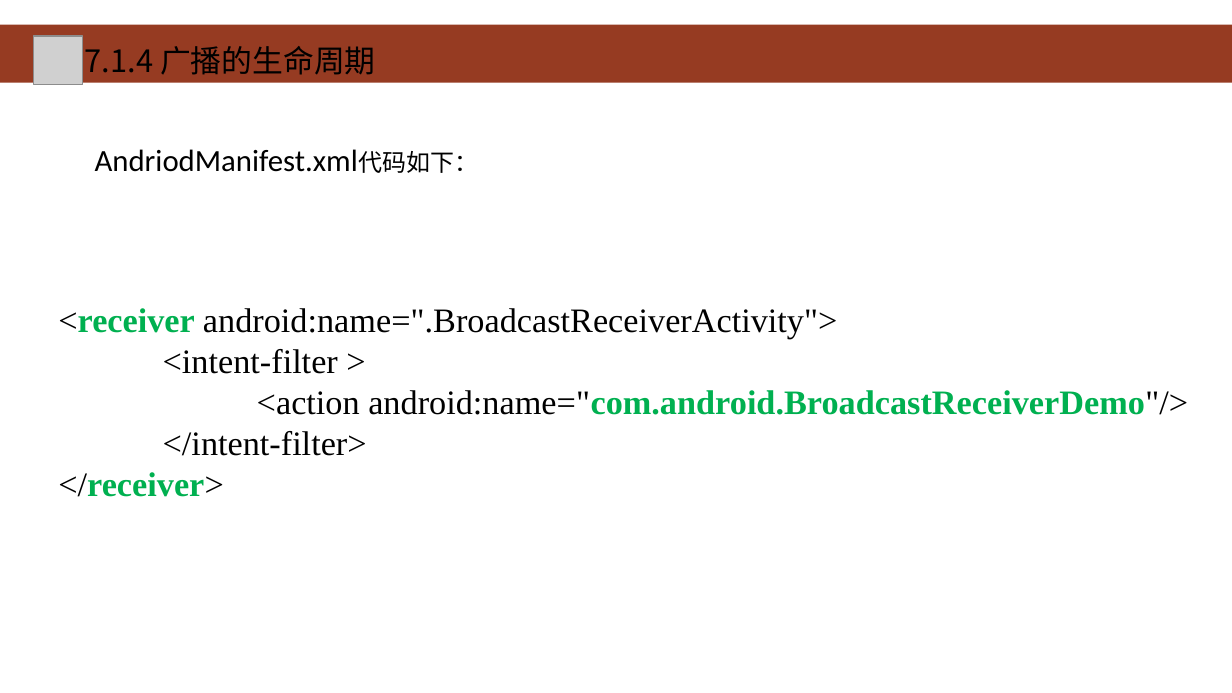
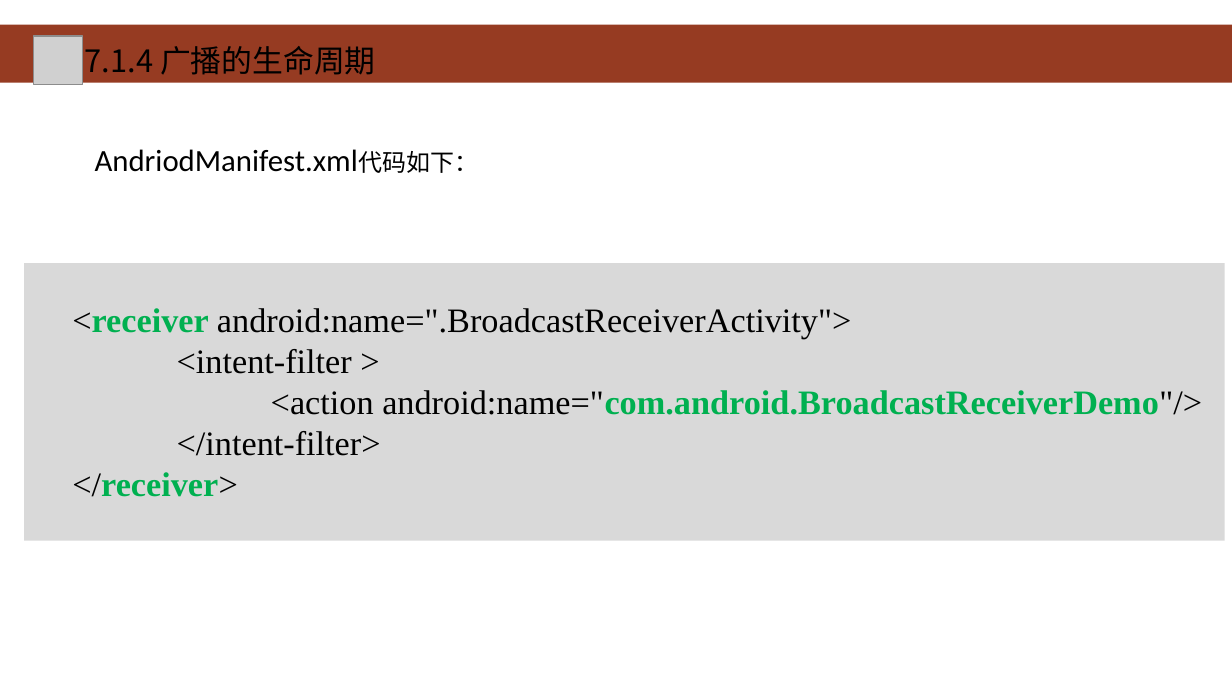
Before and after one commit to HBU/Android-PPT, a slide deck: slide 15 of 07.0 -- 广播 ------- 第07章.pptx. Drawn at 1232x693 pixels with LibreOffice and Linux fonts; fonts in the diff are those of the drawing; grey boxes stand for pictures; background and template pictures are left out. Boxes give left, top, right and bottom in pixels: in the first picture for what was removed or moved away, otherwise in the second. Text is boxed around its words. In the diff, an @@ line names an element or a change of style, - is before the commit and + after.

```diff
--- a/07.0 -- 广播 ------- 第07章.pptx
+++ b/07.0 -- 广播 ------- 第07章.pptx
@@ rectangle "<receiver android:name=".BroadcastReceiverActivity">": place and size @@
-rectangle "<receiver android:name=".BroadcastReceiverActivity">" at (58, 308, 1188, 497)
+rectangle "<receiver android:name=".BroadcastReceiverActivity">" at (25, 264, 1225, 541)
@@ rectangle "<receiver android:name=".BroadcastReceiverActivity">" at (25, 264, 1225, 541): fill none to #D9D9D9 @@
```
Also in this commit, not shown: 15 other slides changed.
